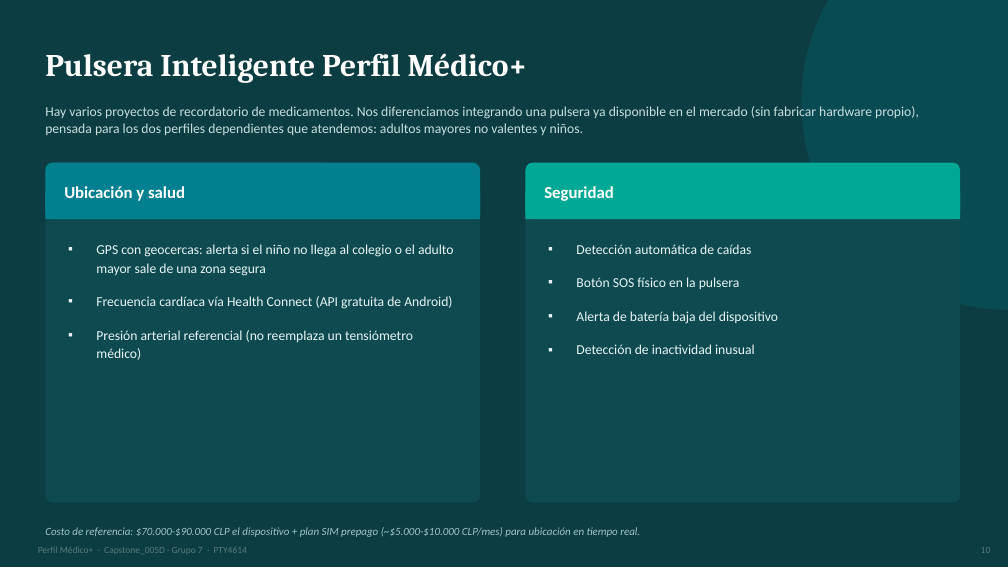
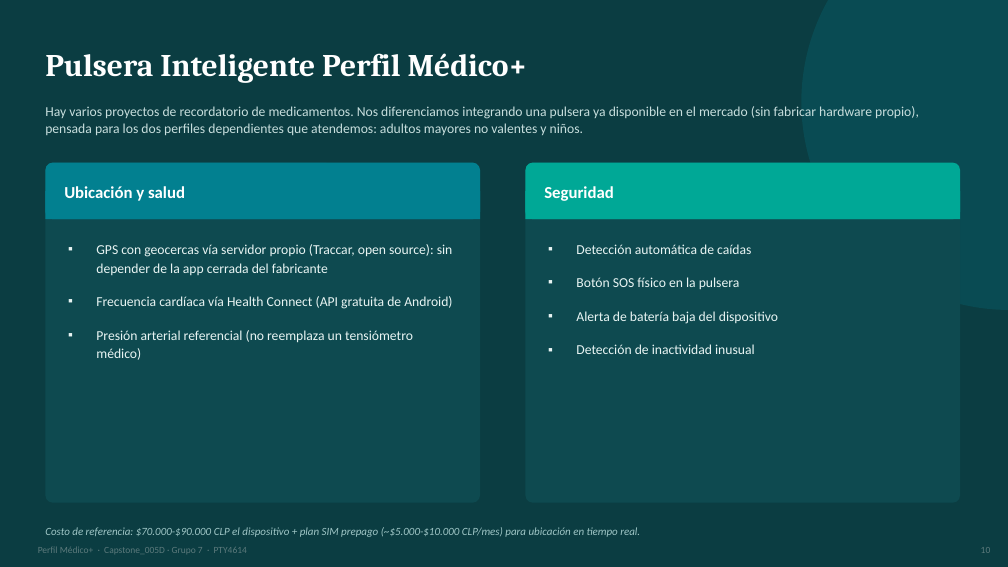
Before and after one commit to Bvnjvmin/Perfil-Medico-, a slide deck: slide 10 of Fase 1/Evidencias Grupales/PerfilMedico_ExposicionFase1.pptx. Drawn at 1008x567 pixels with LibreOffice and Linux fonts; fonts in the diff are those of the drawing. Boxes give left, top, right and bottom in pixels: in the first picture for what was removed or moved away, otherwise in the second. Text is boxed around its words. In the diff, an @@ line names an element or a change of style, - is before the commit and + after.

Commit message:
Integra Traccar para GPS propio

```diff
--- a/Fase 1/Evidencias Grupales/PerfilMedico_ExposicionFase1.pptx
+++ b/Fase 1/Evidencias Grupales/PerfilMedico_ExposicionFase1.pptx
@@ text at <box>96,244,453,275</box>: text changed @@
-▪ GPS con geocercas: alerta si el niño no llega al colegio o el adulto mayor sale de una zona segura
+▪ GPS con geocercas vía servidor propio (Traccar, open source): sin depender de la app cerrada del fabricante
```
Also in this commit, not shown: 1 other slide changed, 2 other files.
